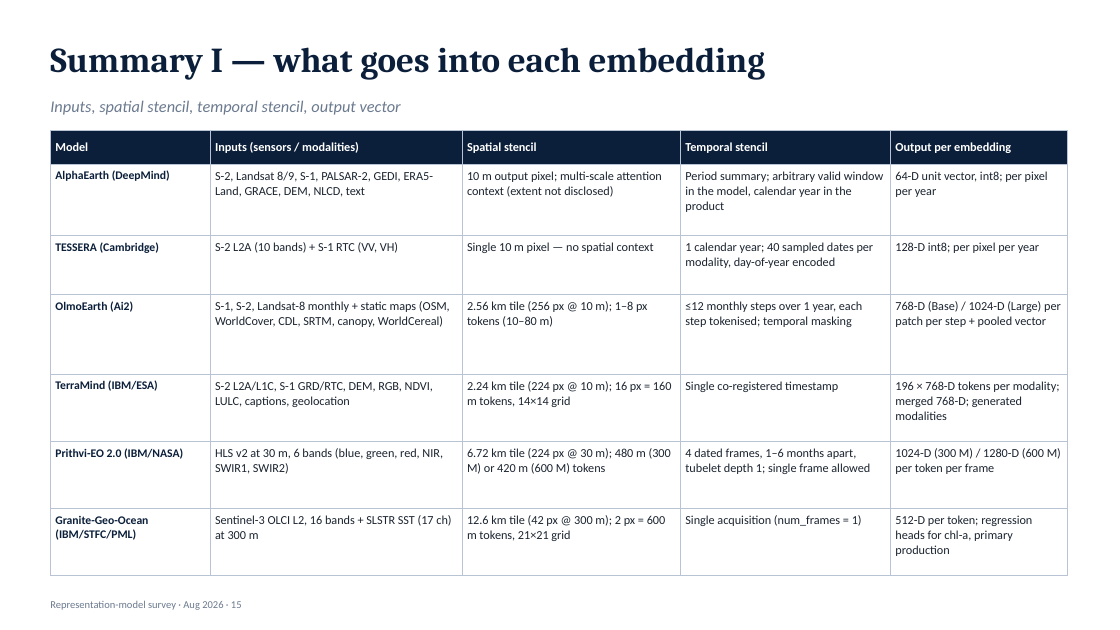
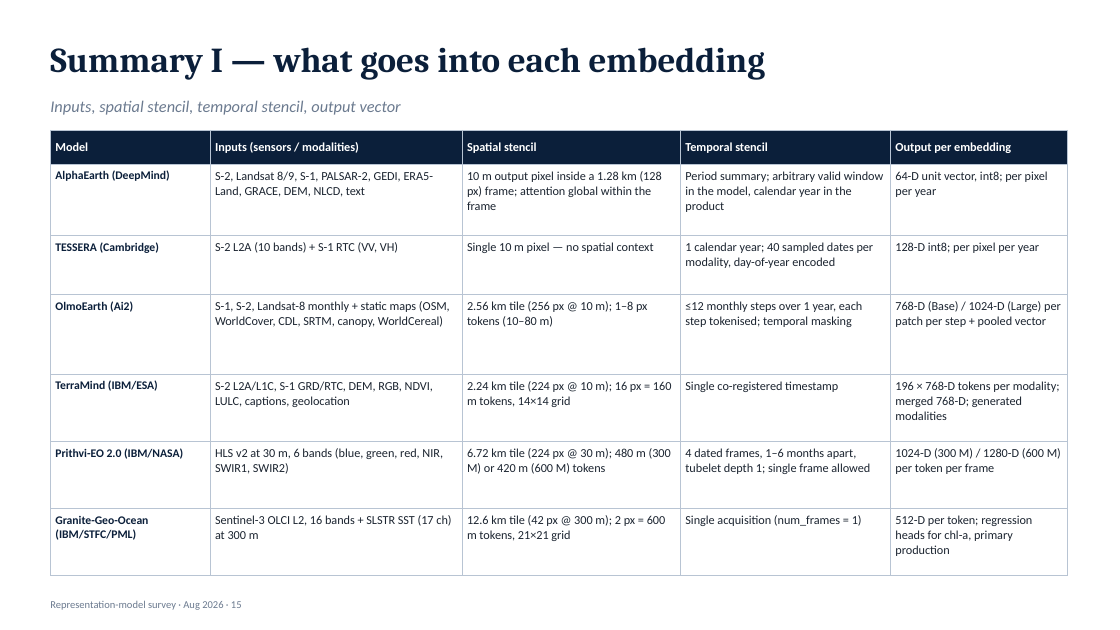
Before and after one commit to blauewelt/earth, a slide deck: slide 15 of ml/figures/geofm_survey/geospatial-representation-models.pptx. Drawn at 1120x630 pixels with LibreOffice and Linux fonts; fonts in the diff are those of the drawing. Boxes give left, top, right and bottom in pixels: in the first picture for what was removed or moved away, otherwise in the second. Text is boxed around its words. In the diff, an @@ line names an element or a change of style, - is before the commit and + after.

```diff
--- a/ml/figures/geofm_survey/geospatial-representation-models.pptx
+++ b/ml/figures/geofm_survey/geospatial-representation-models.pptx
@@ table at [50,130,1067,560] @@
-row 2, column 3: 10 m output pixel; multi-scale attention context (extent not disclosed)
+row 2, column 3: 10 m output pixel inside a 1.28 km (128 px) frame; attention global within the frame
```
Also in this commit, not shown: 17 other slides changed, 4 other files.
